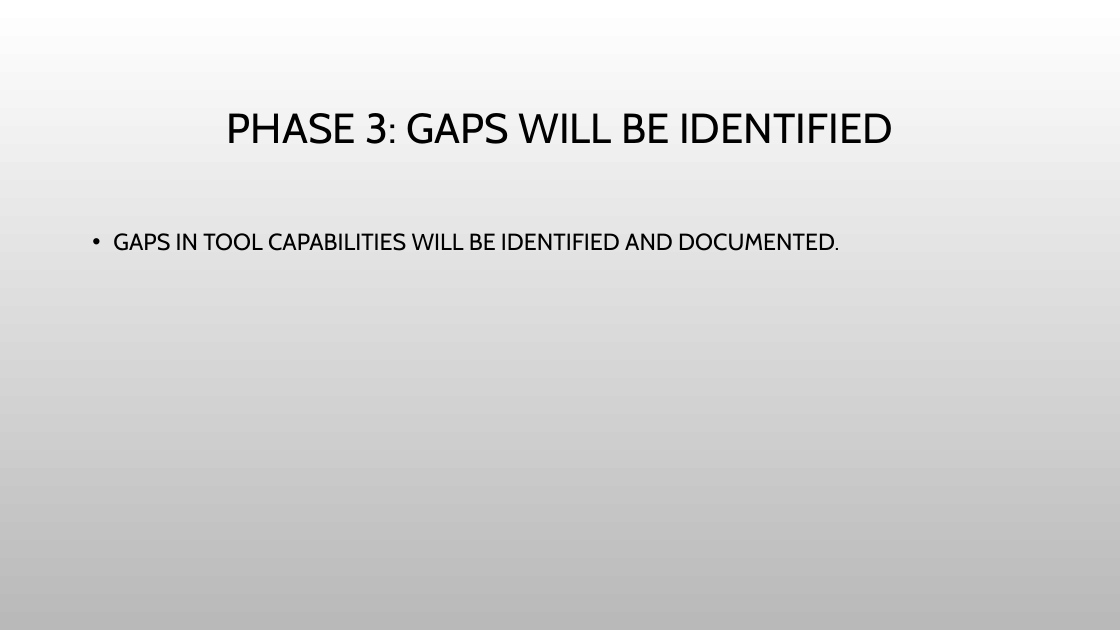
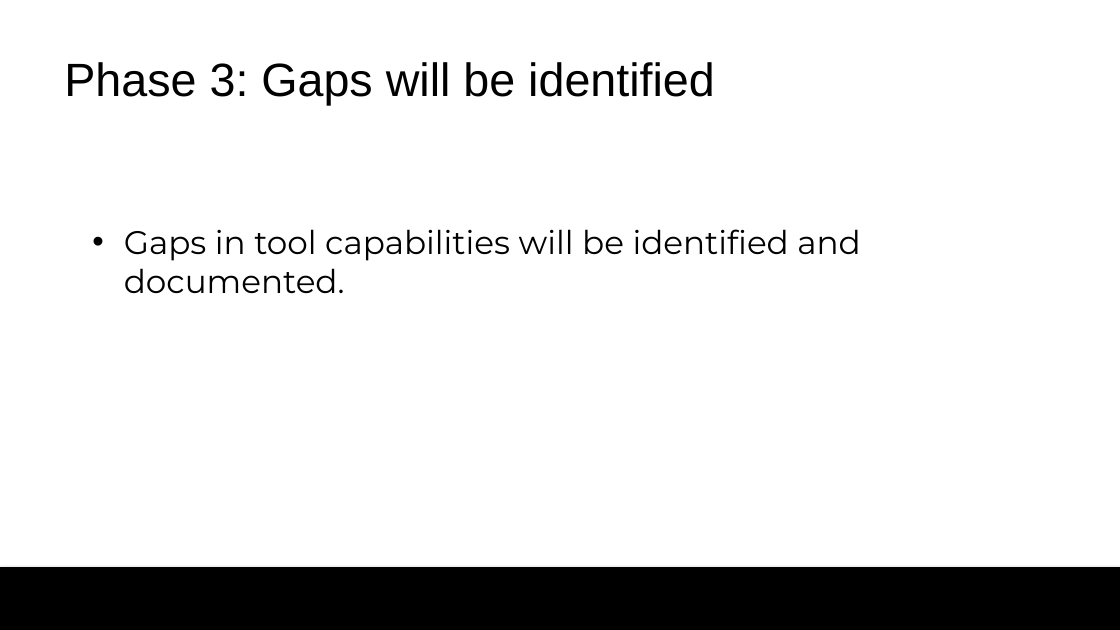
Before and after one commit to colby13king/cs5320-code, a slide deck: slide 10 of LicenseAssetManager/docs/Maintenance/MaintenancePresentation.pptx. Drawn at 1120x630 pixels with LibreOffice and Linux fonts; fonts in the diff are those of the drawing; background and template pictures are left out. Boxes give left, top, right and bottom in pixels: in the first picture for what was removed or moved away, otherwise in the second. Text is boxed around its words. In the diff, an @@ line names an element or a change of style, - is before the commit and + after.

```diff
--- a/LicenseAssetManager/docs/Maintenance/MaintenancePresentation.pptx
+++ b/LicenseAssetManager/docs/Maintenance/MaintenancePresentation.pptx
@@ background picture (left out) to #FFFFFF @@
@@ title at (64, 62, 715, 105): text changed; size 36 to 40 pt; font Cabin to Arial @@
-PHASE 3: GAPS WILL BE IDENTIFIED
+Phase 3: Gaps will be identified
@@ text at (124, 229, 860, 293): text changed; size 20 to 28 pt; font Cabin to Montserrat @@
-• GAPS IN TOOL CAPABILITIES WILL BE IDENTIFIED AND DOCUMENTED.
+• Gaps in tool capabilities will be identified and documented.
@@ rectangle added at (0, 567, 1120, 630), fill #000000 @@
```
Also in this commit, not shown: 13 other slides changed, 1 slide added, 1 other file.
